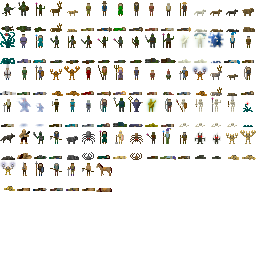
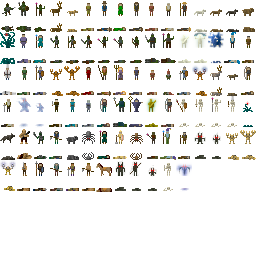
Layer changes from the first 256×256 image to the second:
painted on "Background" over (x1=115, y1=160, x2=192, y2=191)
